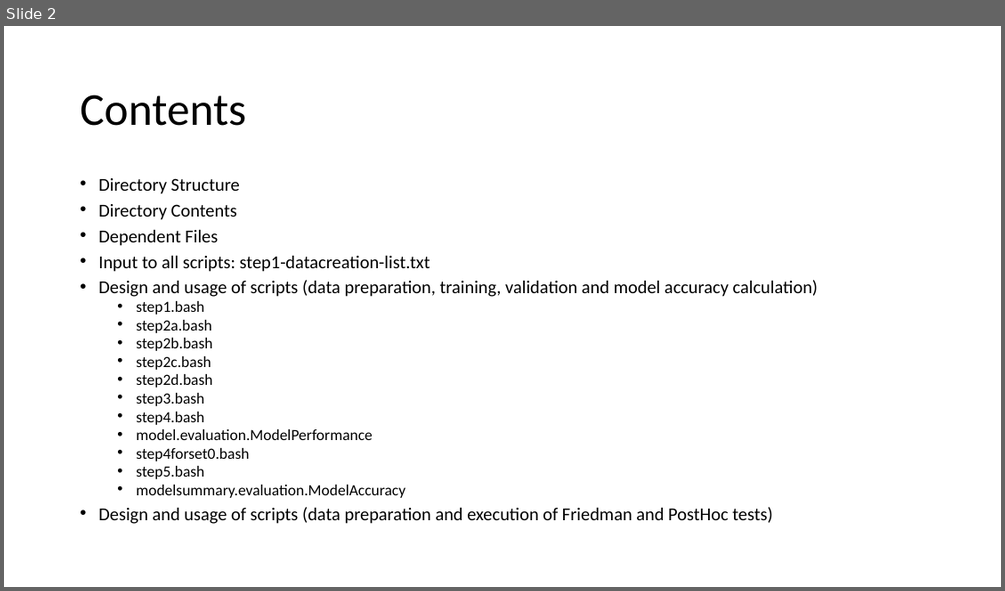
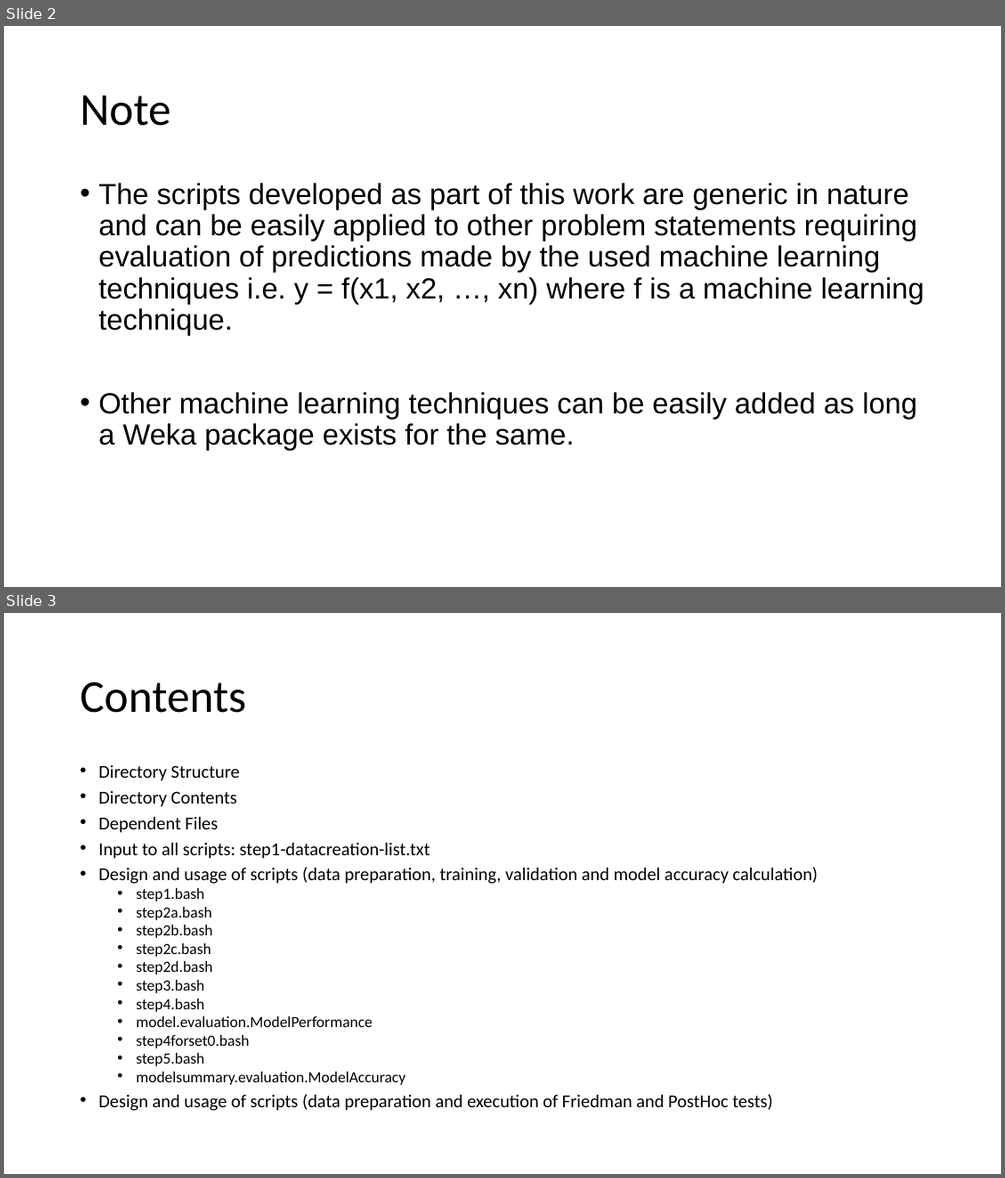
Before and after one commit to predmodelswebpage/mlt, a slide deck: Performance Evaluation of MLT in Web Page Load Time Prediction - Datasets and Scripts.pptx. Shown one above the other, each under a label of ours: slide 2 before the commit, slides 2 and 3 after it. The pictures are 1005x591 and 1005x1178 pixels, drawn with LibreOffice and Linux fonts; fonts in the diff are those of the drawing. Boxes give left, top, right and bottom in pixels: in the first picture for what was removed or moved away, otherwise in the second. Text is boxed around its words. In the diff, an @@ line names an element or a change of style, - is before the commit and + after.

```diff
--- a/Performance Evaluation of MLT in Web Page Load Time Prediction - Datasets and Scripts.pptx
+++ b/Performance Evaluation of MLT in Web Page Load Time Prediction - Datasets and Scripts.pptx
@@ slide 2 added at [4,26,1001,587], background #FFFFFF @@
@@ title added at [80,95,170,126], 44 pt, text #000000 @@
+Note
@@ text added at [98,183,924,450], 28 pt, text #000000 @@
+• The scripts developed as part of this work are generic in nature and can be easily applied to other problem statements requiring evaluation of predictions made by the used machine learning techniques i.e. y = f(x1, x2, …, xn) where f is a machine learning technique.
+• Other machine learning techniques can be easily added as long a Weka package exists for the same.
@@ what was slide 2 is now slide 3 @@
```
Also in this commit, not shown: 10 slides changed, 1 other slide added.
